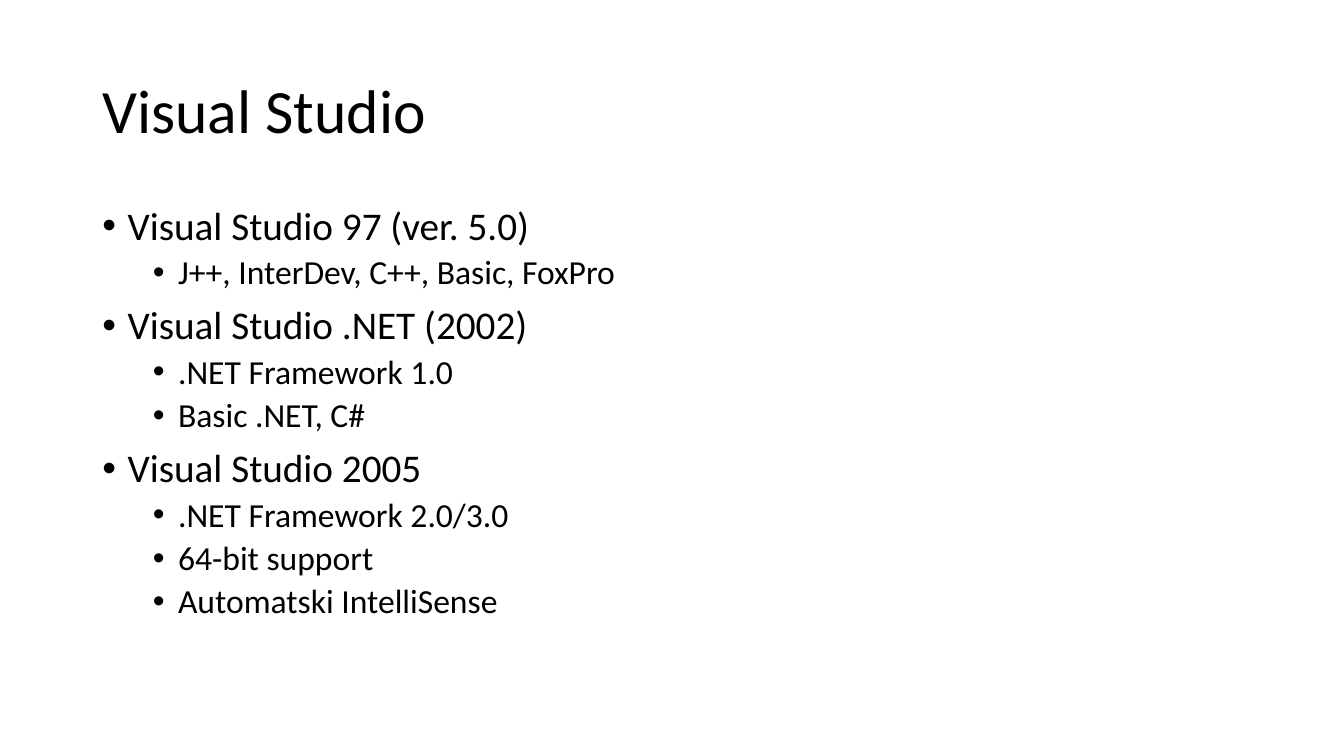
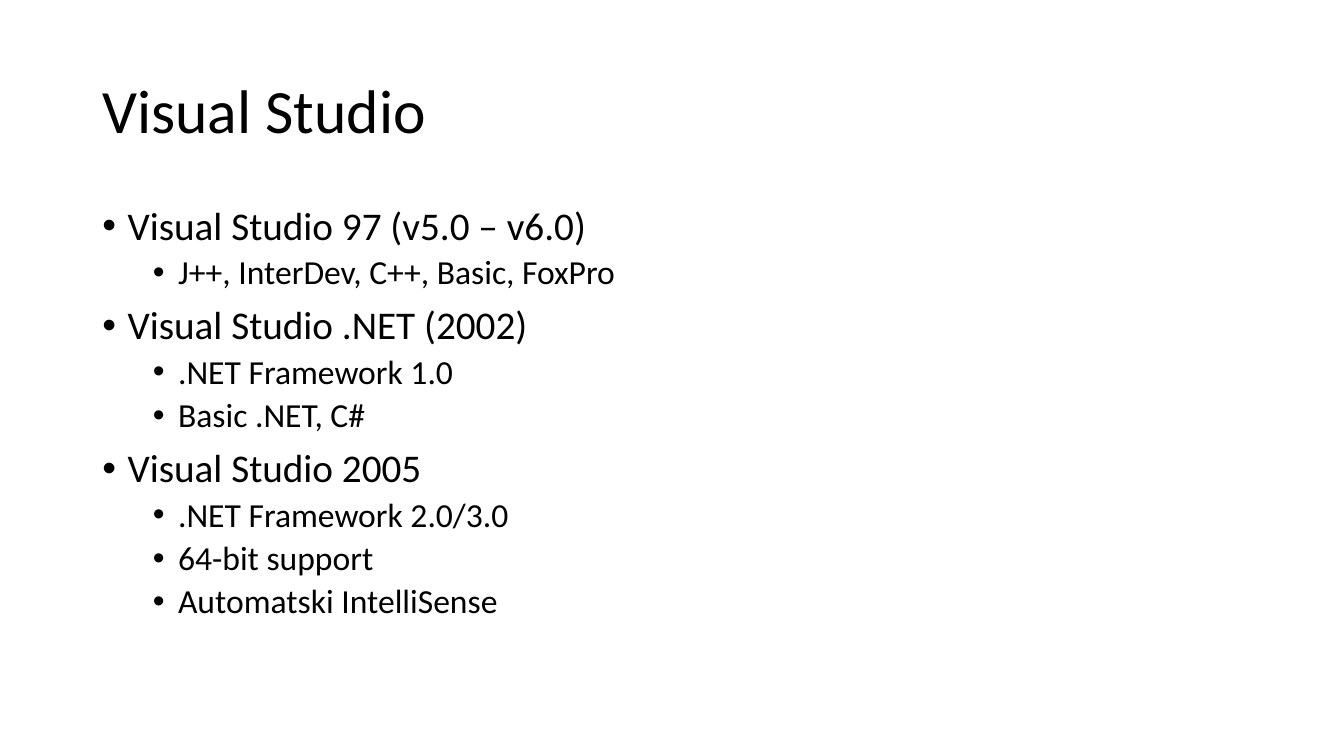
Before and after one commit to mmssniper/angular-workshop, a slide deck: slide 2 of prezentacije/1-3 Alati u razvoju.pptx. Drawn at 1344x756 pixels with LibreOffice and Linux fonts; fonts in the diff are those of the drawing. Boxes give left, top, right and bottom in pixels: in the first picture for what was removed or moved away, otherwise in the second. Text is boxed around its words. In the diff, an @@ line names an element or a change of style, - is before the commit and + after.

```diff
--- a/prezentacije/1-3 Alati u razvoju.pptx
+++ b/prezentacije/1-3 Alati u razvoju.pptx
@@ text at bbox=[128, 211, 586, 246]: text changed @@
-• Visual Studio 97 (ver. 5.0)
+• Visual Studio 97 (v5.0 – v6.0)
```
Also in this commit, not shown: 1 other slide changed, 3 slides added, 2 other files.
